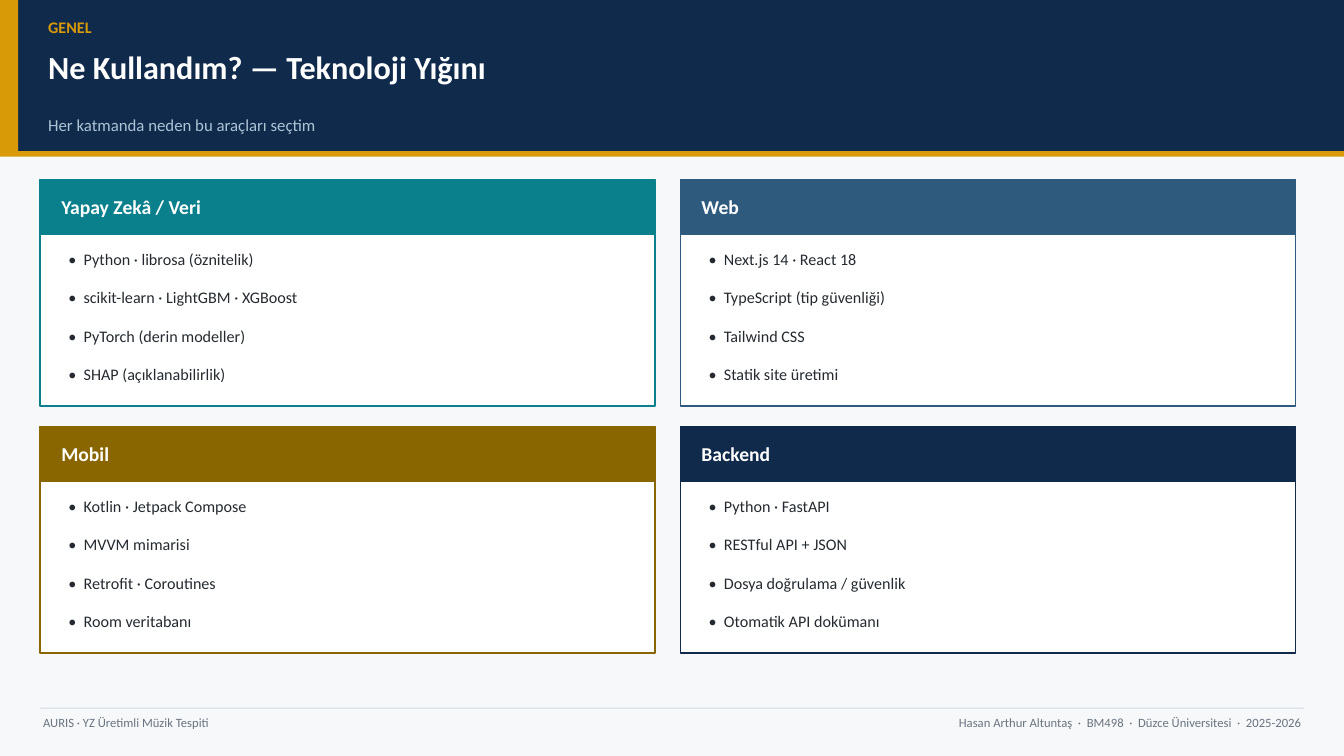
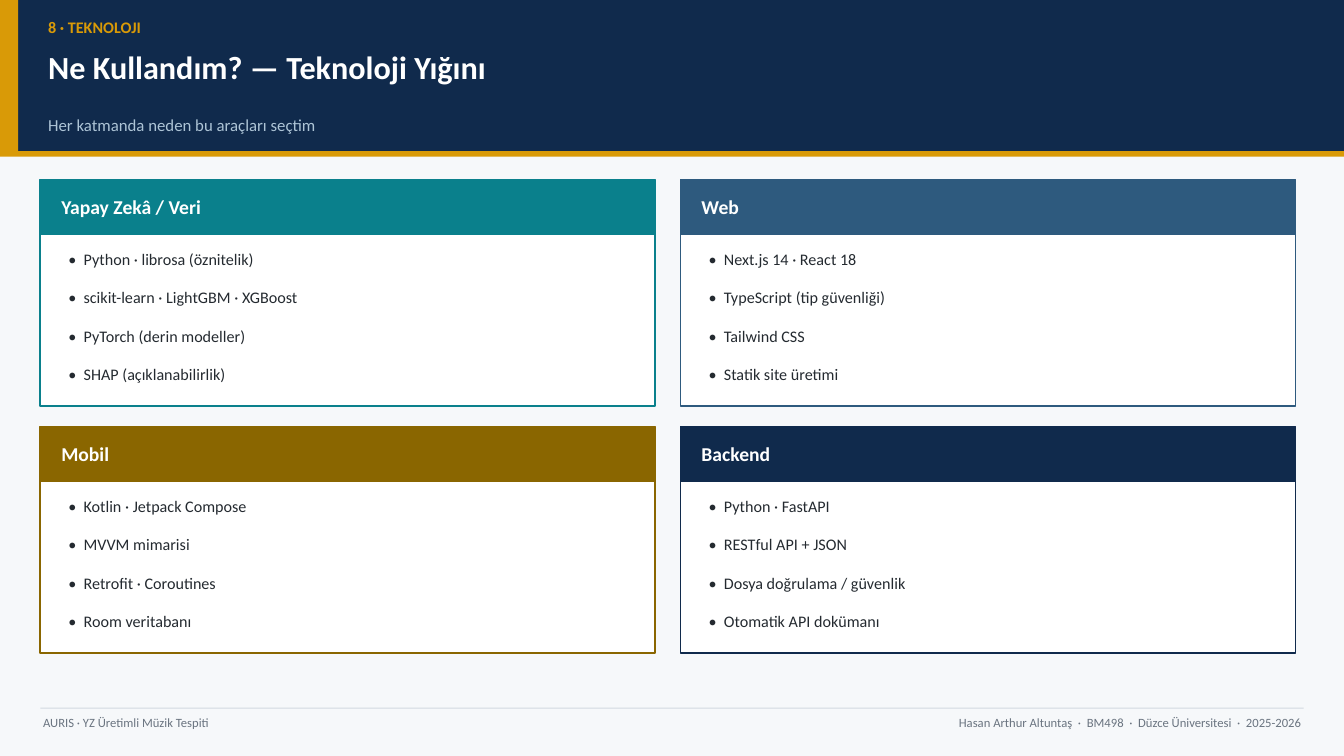
Before and after one commit to Rtur2003/CrownCode, a slide deck: slide 22 of docs/academic/TeslimEdilecekler/Sunumlar/AURIS_Genel_Tanitim_Sunumu.pptx. Drawn at 1344x756 pixels with LibreOffice and Linux fonts; fonts in the diff are those of the drawing. Boxes give left, top, right and bottom in pixels: in the first picture for what was removed or moved away, otherwise in the second. Text is boxed around its words. In the diff, an @@ line names an element or a change of style, - is before the commit and + after.

```diff
--- a/docs/academic/TeslimEdilecekler/Sunumlar/AURIS_Genel_Tanitim_Sunumu.pptx
+++ b/docs/academic/TeslimEdilecekler/Sunumlar/AURIS_Genel_Tanitim_Sunumu.pptx
@@ text at (48, 22, 141, 33): text changed @@
-GENEL
+8 · TEKNOLOJI
```
Also in this commit, not shown: 17 other slides changed, 1 other file.
